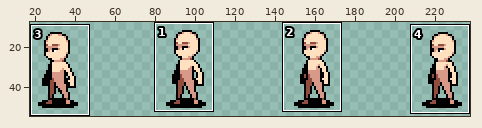
Sprite sheet -- public/assets/Characters/Human/Inworld/Idle/South/sheet.png. Above: a wide view before the commit, with the close-up outlined.
Close-up. First the earlier version:
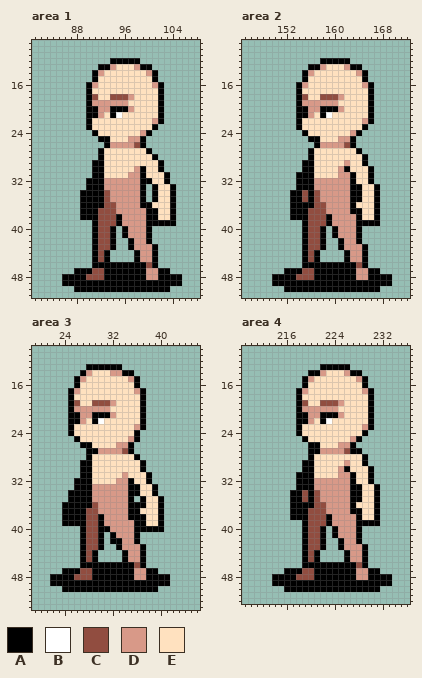
The file is 256x64 pixels. Shown: area 1: x 81..108, y 9..51; area 2: x 145..172, y 9..51; area 3: x 19..46, y 10..53; area 4: x 209..236, y 10..52. The wide view leaves out empty margins.
Palette (. is transparent): A #000000  B #ffffff  C #914d40  D #d89988  E #ffe1bf
Pixels before, area 1, first column x 86:
12 ........AAAAA.......
13 ......AADEEEDAA.....
14 .....ADEEEEEEEDA....
15 .....AEEEEEEEEEA....
16 ....ADEEEEEEEEEDA...
17 ....AEEEEEEEEEEEA...
18 ....ACEECCCDEEEEA...
19 ....ADDDDDDEEEEEA...
20 ....AADDAAADEEEEA...
21 ....AADEABEEEEEEA...
22 ....AEEEEEEEEEEDA...
23 ....AEEEEEEEEEEA....
24 .....AEEEEEEEDA.....
25 ......AAEEEDDA......
26 .......ADDDDCA......
27 ......AEEEEEEEA.....
28 ......AEEEEEEEEA....
29 .....AAEEEEEEEEEA...
30 .....AAEEEEEDAEEA...
31 .....AAEEEEDDAEEEA..
32 ....AAADDDDDDAAEEA..
33 ....AAADDDDDDA.AEEA.
34 ...AAAACDDDDDA.AEEA.
35 ...AAAACDDDDDA.AEEA.
36 ...AAAACCDDDDAAEEEA.
37 ...AAACCCDDDDDAAEEA.
38 ...AAACCCADDDDAAEEA.
39 .....ACCCADDDDAAAAA.
40 .....ACCA.ADDDA.....
41 .....ACCA.ADDDA.....
42 .....ACCA..ADDA.....
43 .....ACCA..ADDDA....
44 .....ACA....ADDA....
45 .....ACA....ADDA....
46 .....AAAAAAAAACA....
47 ..AAACCAAAAAAADDAA..
48 AAAACCCAAAAAAADDAAAA
49 AAAAAAAAAAAAAAAAAAAA
50 ..AAAAAAAAAAAAAAAA..
Pixels before, area 2, first column x 150:
12 ........AAAAA.......
13 ......AADEEEDAA.....
14 .....ADEEEEEEEDA....
15 .....AEEEEEEEEEA....
16 ....ADEEEEEEEEEDA...
17 ....AEEEEEEEEEEEA...
18 ....ACEECCCDEEEEA...
19 ....ADDDDDDEEEEEA...
20 ....AADDAAADEEEEA...
21 ....AADEABEEEEEEA...
22 ....AEEEEEEEEEEDA...
23 ....AEEEEEEEEEEA....
24 .....AEEEEEEEDA.....
25 ......AAEEEDDA......
26 .......ADDDDCA......
27 ......AEEEEEEEA.....
28 ......AEEEEEEEEA....
29 .....AAEEEEEDEEA....
30 .....AAEEEEDAEEEA...
31 ....AAAEEEEDDAEEA...
32 ....AAADDDDDDAEEA...
33 ....AAADDDDDDAAEEA..
34 ...AACACDDDDDAAEEA..
35 ...AACACDDDDDAAEEA..
36 ...AAAACCDDDDAEEEA..
37 ...AAACCCDDDDAAEEA..
38 ...AAACCCADDDDAEEA..
39 .....ACCCADDDDAAAA..
40 .....ACCA.ADDDA.....
41 .....ACCA.ADDDA.....
42 .....ACCA..ADDA.....
43 .....ACCA..ADDDA....
44 .....ACA....ADDA....
45 .....ACA....ADDA....
46 .....AAAAAAAAACA....
47 ..AAACCAAAAAAADDAA..
48 AAAACCCAAAAAAADDAAAA
49 AAAAAAAAAAAAAAAAAAAA
50 ..AAAAAAAAAAAAAAAA..
Pixels before, area 3, first column x 22:
13 ......AAAAAA........
14 .....ADEEEDDAA......
15 ....ADEEEEEEEDA.....
16 ....AEEEEEEEEEA.....
17 ...ADEEEEEEEEEDA....
18 ...AEEEEEEEEEEEA....
19 ...ACEECCCDEEEEA....
20 ...ADDDDDDEEEEEA....
21 ...AADDAAADEEEEA....
22 ...AADEABEEEEEEA....
23 ...AEEEEEEEEEEDA....
24 ...AEEEEEEEEEEA.....
25 ....AEEEEEEEEDA.....
26 .....AAEEEEDDA......
27 ......AADDDDCA......
28 ......AEEEEEEEA.....
29 .....AAEEEEEEEEA....
30 .....AAEEEEEEEEA....
31 .....AAEEEEEDEEEA...
32 ....AAAEEEEDDAEEA...
33 ....AAADDDDDDAAEEA..
34 ...AAAADDDDDDAAEEA..
35 ...AAAADDDDDDA.AEEA.
36 ..AAAAACDDDDDAAAEEA.
37 ..AAAACCDDDDDAAEEEA.
38 ..AAAACCADDDDAAAEEA.
39 ..AAAACCADDDDDAAEEA.
40 .....ACCAADDDDAAAAA.
41 .....ACCA.ADDDA.....
42 .....ACCA.AADDA.....
43 .....ACCA..ADDDA....
44 .....ACA....ADDA....
45 .....ACA....ADDA....
46 .....AAAAAAAAACA....
47 ..AAACCAAAAAAADDAA..
48 AAAACCCAAAAAAADDAAAA
49 AAAAAAAAAAAAAAAAAAAA
50 ..AAAAAAAAAAAAAAAA..
Pixels before, area 4, first column x 214:
13 ........AAAAA.......
14 ......AADEEEDAA.....
15 .....ADEEEEEEEDA....
16 .....AEEEEEEEEEA....
17 ....ADEEEEEEEEEDA...
18 ....AEEEEEEEEEEEA...
19 ....ACEECCCDEEEEA...
20 ....ADDDDDDEEEEEA...
21 ....AADDAAADEEEEA...
22 ....AADEABEEEEEEA...
23 ....AEEEEEEEEEEDA...
24 ....AEEEEEEEEEEA....
25 .....AEEEEEEEDA.....
26 ......AAEEEDDA......
27 ......AADDDDCAA.....
28 ......AEEEEEEEEA....
29 .....AAEEEEEDEEA....
30 .....AAEEEEDAEEEA...
31 ....AAAEEEEDDAEEA...
32 ....AAADDDDDDAEEA...
33 ....AAADDDDDDAAEEA..
34 ...AACACDDDDDAAEEA..
35 ...AACACDDDDDAAEEA..
36 ...AAAACCDDDDAEEEA..
37 ...AAACCCDDDDAAEEA..
38 ...AAACCCADDDDAEEA..
39 .....ACCCADDDDAAAA..
40 .....ACCA.ADDDA.....
41 .....ACCA.ADDDA.....
42 .....ACCA..ADDA.....
43 .....ACCA..ADDDA....
44 .....ACA....ADDA....
45 .....ACA....ADDA....
46 .....AAAAAAAAACA....
47 ..AAACCAAAAAAADDAA..
48 AAAACCCAAAAAAADDAAAA
49 AAAAAAAAAAAAAAAAAAAA
50 ..AAAAAAAAAAAAAAAA..
After:
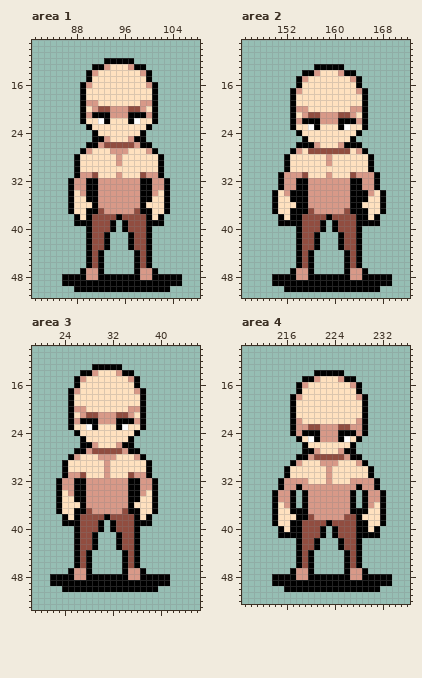
Change:
Changed rows in their new state; - is an unchanged pixel.
Area 1:
first column x 87:
12 ------A----.------
13 ----A-DE--DA-.----
14 ---ADE------DA.---
15 ---AE--------A.---
16 --ADE--------DA.--
17 --AE----------A.--
18 --AEE--EEEE---A.--
19 --AD-EEEEE--DDA.--
20 --AEDCCDDDCCD-A.--
21 --AD-AADDDAAADA.--
22 --AE-BA---AB--A.--
23 -------------A.---
24 ------------A.----
25 ----A-D----A------
26 ---AADCCCCCD-A----
27 --ADEE-DDD---DA---
28 -AEEEE--D-----EA--
29 -AEEEE--D---------
30 -AEEEE-----EE-----
31 -ADDCE--D-EECDDA.-
32 ADD--D--------DD--
33 ADD--D-------ADDA.
34 AED--DD------AD-A.
35 AEE--DD------AE-A.
36 AEEE-DDD-----E--A.
37 AEE---DD---CA-E-A.
38 -AE-C----CCCC-EA..
39 -AAAC--A.ACCC---..
40 ---AC-----CCC-----
41 ---AC-A.-.ACC-----
42 ---AC-A.---CC-----
43 ---AC-A.---CCA.---
44 ---ACA.-----CA.---
45 ---ACA.-----CA.---
46 ---AC-.....-CA.---
47 -.-DDA.....-D-A..-
48 ---DDA------D-A---
Area 2:
first column x 150:
12 --------.....------
13 ------.-AAAA...----
14 ------AD---DAA..---
15 ----AD-------DA.---
16 -----E--------A..--
17 ---AD---------DA.--
18 ---AEE--EEEE---A.--
19 ---AEEEEEEE----A.--
20 ---ADDEEEEEE-DDA.--
21 ---AEDCCDDDCCD-A.--
22 ---ADAAADDDAAADA.--
23 ---AE-BA---AB------
24 ----AE-------E-----
25 -----AEE---EE------
26 ----AAADEEE-A-A----
27 ---ADECCCCCCC-DA---
28 --AEEEE--D-----EA--
29 --AEEEE--D--E--EA--
30 --AEEEE----EE------
31 -ADDDCE--D-EECDDDA-
32 -ADD--D-------ADDA-
33 -ADD--D--------DD--
34 AED--ADD-------ADEA
35 AEE--ADD-------A-EA
36 AEEE--DDD-----A--EA
37 AEE----DD---C--A-EA
38 -AE--C----CCCC-A---
39 -AAAAC--A.ACCC-----
40 ----AC-----CCC-----
41 ----AC-A.-.ACC-----
42 ----AC-A.---CC-----
43 ----AC-A.---CCA.---
44 ----ACA.-----CA.---
45 ----ACA.-----CA.---
46 ----AC-.....-CA.---
47 --.-DDA.....-D-A..-
48 ----DDA------D-A---
Area 3:
first column x 28:
13 .----
14 AD--E
first column x 23:
19 ---E--EEEE--------
20 -----EEEE---DD----
21 ---E-CCDD-CCD-----
22 ---DAA-DDDAAAD----
23 -----BA---AB-E----
24 --.A--------------
25 ---.A-------A.----
26 ------D----A------
27 ---AADCCCCCD-A----
28 --ADEE-DDD---DA---
29 -AEEEE--D-----EA--
30 -AEEEE--D-----EA--
31 -ADDCE--D--ECDD---
32 ADD--DDDDD---ADDA-
33 ADD--D--------DD--
34 AED--D--------D---
35 AEE--D-------AE-A.
36 AEEE-DD------EE-A.
37 AEE---D----C----A.
38 --E-C--CACCCC-EA..
39 ----C---.ACCC--A..
40 ---AC---.ACCC-....
41 ---AC-A.-.ACC-----
42 ---AC-A.-.-CC-----
43 ---AC-A.---CCA.---
44 ---ACA.-----CA.---
45 ---ACA.-----CA.---
46 ---AC-.....-CA.---
47 -.-DDA.....-D-A..-
48 ---DDA------D-A---
Area 4:
first column x 214:
13 --------.....------
14 ------.-AAAA...----
15 ------AD---DAA..---
16 ----AD-------DA.---
17 -----E--------A..--
18 ---AD---------DA.--
19 ---AEE--EEEE---A.--
20 ---AEEEEEEE----A.--
21 ---AEEEEEEEE---A.--
22 ---ADEE-EE----DA.--
23 ---ADDCCDDDCCDDA.--
24 ---ADAAADDDAAAD----
25 ----AEBADDDABE-----
26 -----AEE---EE------
27 -----A-DEEE-A-.----
28 ----AADCCCCCDAA.---
29 ---ADEE-DDD-E-D----
30 --AEEEE--D-EE------
31 --AEEEE--D-EEE-----
32 -ADDDDEEE-EEEDDDDA-
33 -ADD-DD------D-DD--
34 ADD-.ADD------.ADDA
35 ADD-.ADD------.ADDA
36 AED-.-DDD-----.ADEA
37 AEE---DDD------A-EA
38 AEEE---DDD--CC---EA
39 AEEAAC----CCCC--EEA
40 -AEAAC-----CCC-AEA-
41 -AAAAC-----CCC-AAA-
42 ----AC-A.---CC-----
43 ----AC-A.---CCA.---
44 ----ACA.-----CA.---
45 ----ACA.-----CA.---
46 ----AC-.....-CA.---
47 --.-DDA.....-D-A..-
48 ----DDA------D-A---
